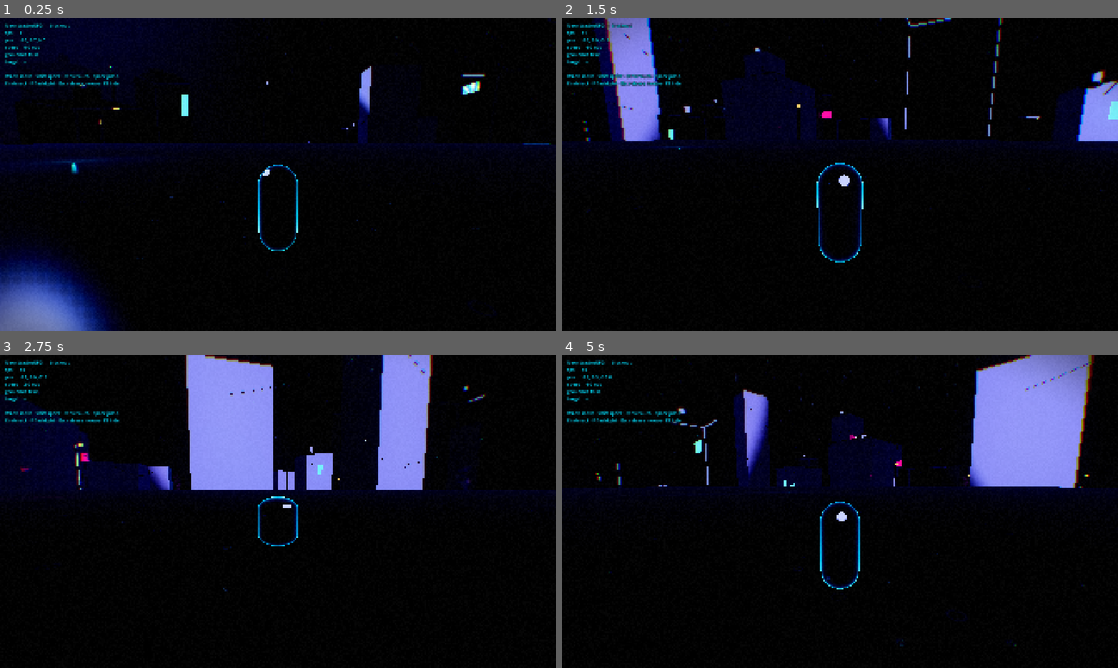
Above: before the commit, frames 1-4 (two rows, left to right).
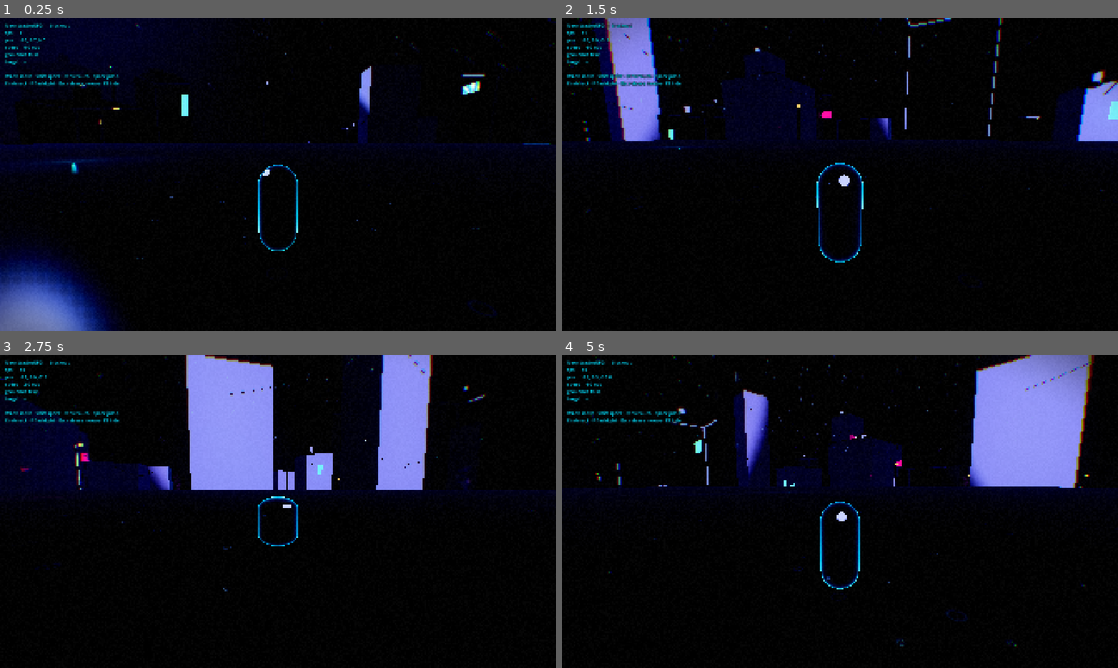
Above: after the commit, the same moments.

Repository: jimmylovnjames/Game-development
Game: Godot game, scene res://scenes/main.tscn
The game is run twice, just before and just after one commit, with the same random seed, the same clock (stepped at 60 frames per second) and the same inputs.
Inputs (mouse positions are in pixels of both pictures, inside the frame that each line leads up to):
- Up to frame 1 (0.25 s): no input
- Up to frame 2 (1.5 s): tap Enter at 0.5 s; move the mouse to (867, 174) at 0.52 s; hold W (move_forward) from 0.53 s (still down); click (867, 174) at 0.6 s; tap Space (jump) at 0.77, 1.07 s; move the mouse to (812, 174) at 1.27 s; right-click (812, 174) at 1.35 s
- Up to frame 3 (2.75 s): keep holding W (move_forward); tap Space (jump) at 1.52, 1.82 s; move the mouse to (289, 505) at 2.02 s; hold Ctrl (crouch) from 2.03 s (still down)
- Up to frame 4 (5 s): keep holding W (move_forward); move the mouse to (834, 517) at 2.77 s; release Ctrl (crouch) at 2.78 s; tap E (interact) at 2.85 s; click (834, 517) at 2.92 s; tap Space (jump) at 3.02, 3.32, 3.77, 4.07, 4.52, 4.82 s; move the mouse to (878, 514) at 3.52 s; tap J (journal) at 3.6 s; move the mouse to (795, 508) at 4.27 s; tap Shift (sprint) at 4.35 s

The runs differ from the first frame. In frame 1, less than 0.1% of the frame differs, in the area x 24-94%, y 1-78%; in frame 2, less than 0.1%; in frame 3, less than 0.1%; in frame 4, 0.2%, in the area x 4-94%, y 0-94%.

Commit message:
tune: rain streak/splash visibility up ~50%
At 0.014 m and alpha 0.32 the streaks vanished against lit signage at
720p. 0.02 m at alpha 0.5 reads as rain without turning the frame white.

Co-authored-by: jimmylovnjames <jimmylovnjames@users.noreply.github.com>

Diff:
--- a/assets/materials/rain_splash.tres
+++ b/assets/materials/rain_splash.tres
@@ -6,6 +6,6 @@
 resource_name = "rain_splash"
 render_priority = 0
 shader = ExtResource("1_splash")
-shader_parameter/splash_color = Color(0.5, 0.62, 0.8, 0.4)
+shader_parameter/splash_color = Color(0.55, 0.66, 0.85, 0.55)
 shader_parameter/ring_radius = 0.68
 shader_parameter/ring_width = 0.18
--- a/assets/materials/rain_streak.tres
+++ b/assets/materials/rain_streak.tres
@@ -6,5 +6,5 @@
 resource_name = "rain_streak"
 render_priority = 0
 shader = ExtResource("1_streak")
-shader_parameter/streak_color = Color(0.45, 0.55, 0.75, 0.32)
+shader_parameter/streak_color = Color(0.5, 0.6, 0.8, 0.5)
 shader_parameter/tip_fade = 0.5
--- a/scripts/world/rain_system.gd
+++ b/scripts/world/rain_system.gd
@@ -84,7 +84,7 @@
 	particles.process_material = material
 
 	var mesh := BoxMesh.new()
-	mesh.size = Vector3(0.014, 0.55, 0.014)
+	mesh.size = Vector3(0.02, 0.6, 0.02)
 	mesh.material = STREAK_MATERIAL
 	particles.draw_pass_1 = mesh
 
